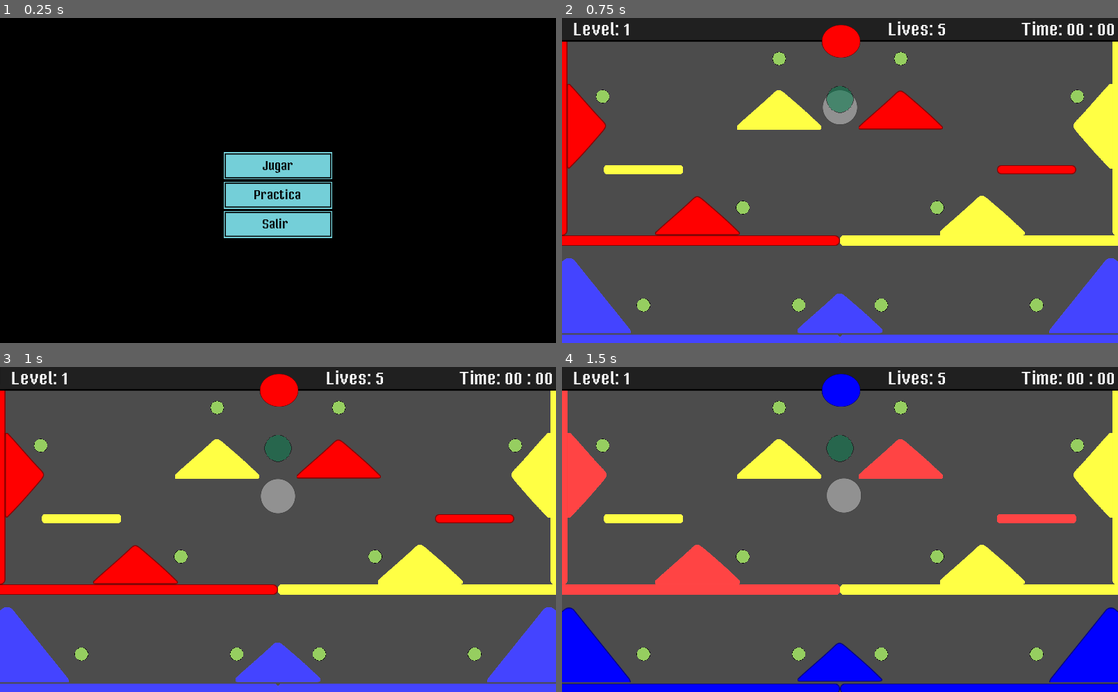
Above: before the commit, frames 1-4 (two rows, left to right).
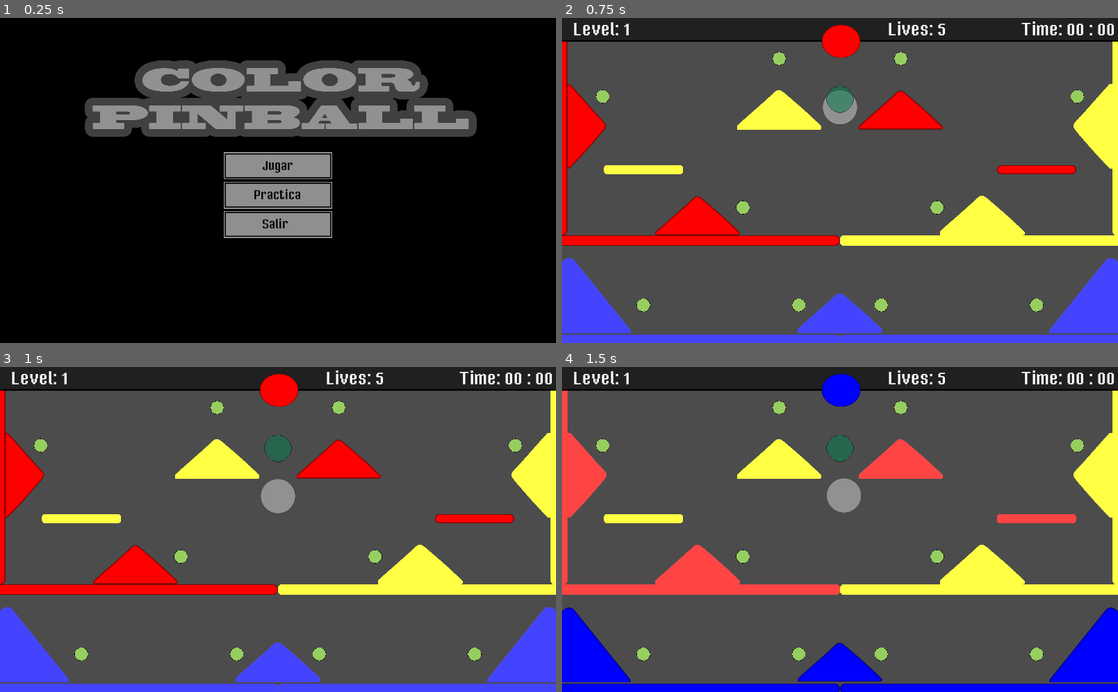
Above: after the commit, the same moments.

Repository: jromano743/final-project-P3
Game: Godot game, scene res://Scenes/MainMenu.tscn
Two runs of this game, one before a commit and one after it. Both use one fixed random seed, a clock stepped at 60 frames per second and the inputs below. Sound files missing from this copy of the repository are replaced by a short silence.
Inputs:
- Up to frame 1 (0.25 s): no input
- Up to frame 2 (0.75 s): click "Jugar" at 0.5 s
- Up to frame 3 (1 s): no input
- Up to frame 4 (1.5 s): hold W (blue_button) from 1.28 s (still down)

The runs differ from the first frame. In frame 1, 18% of the frame differs, in the area x 15-86%, y 13-68%; in frame 2, nothing differs; in frame 3, nothing differs; in frame 4, nothing differs.

Commit message:
Final Version

Diff:
--- a/Final_project_P3/Scenes/MainMenu.tscn
+++ b/Final_project_P3/Scenes/MainMenu.tscn
@@ -1,10 +1,11 @@
-[gd_scene load_steps=7 format=2]
+[gd_scene load_steps=8 format=2]
 
 [ext_resource path="res://Fonts/Mister Pixel Regular.otf" type="DynamicFontData" id=1]
 [ext_resource path="res://Sprites/button.png" type="Texture" id=2]
 [ext_resource path="res://Sprites/bg_test.png" type="Texture" id=3]
 [ext_resource path="res://Scripts/Menu.gd" type="Script" id=4]
 [ext_resource path="res://Scenes/Elements/AudioManager.tscn" type="PackedScene" id=5]
+[ext_resource path="res://Sprites/Colo Pinball Title.png" type="Texture" id=6]
 
 [sub_resource type="DynamicFont" id=1]
 size = 24
@@ -30,6 +31,11 @@
 "_edit_use_anchors_": false
 }
 
+[node name="Color Pinball Title" type="Sprite" parent="Control"]
+position = Vector2( 512, 175 )
+scale = Vector2( 0.3, 0.3 )
+texture = ExtResource( 6 )
+
 [node name="Botones" type="VBoxContainer" parent="Control"]
 anchor_left = 0.5
 anchor_top = 0.5
@@ -44,7 +50,7 @@
 }
 
 [node name="Jugar" type="TextureButton" parent="Control/Botones"]
-modulate = Color( 0.458824, 0.815686, 0.85098, 1 )
+modulate = Color( 0.564706, 0.564706, 0.564706, 1 )
 margin_right = 200.0
 margin_bottom = 50.0
 rect_min_size = Vector2( 200, 50 )
@@ -68,7 +74,7 @@
 }
 
 [node name="Practica" type="TextureButton" parent="Control/Botones"]
-modulate = Color( 0.458824, 0.815686, 0.85098, 1 )
+modulate = Color( 0.564706, 0.564706, 0.564706, 1 )
 margin_top = 54.0
 margin_right = 200.0
 margin_bottom = 104.0
@@ -93,7 +99,7 @@
 }
 
 [node name="Salir" type="TextureButton" parent="Control/Botones"]
-modulate = Color( 0.458824, 0.815686, 0.85098, 1 )
+modulate = Color( 0.564706, 0.564706, 0.564706, 1 )
 margin_top = 108.0
 margin_right = 200.0
 margin_bottom = 158.0
Binary file added: Final_project_P3/Sprites/Colo Pinball Title.png
Not shown, added: Final_project_P3/Sprites/Colo Pinball Title.png.import
